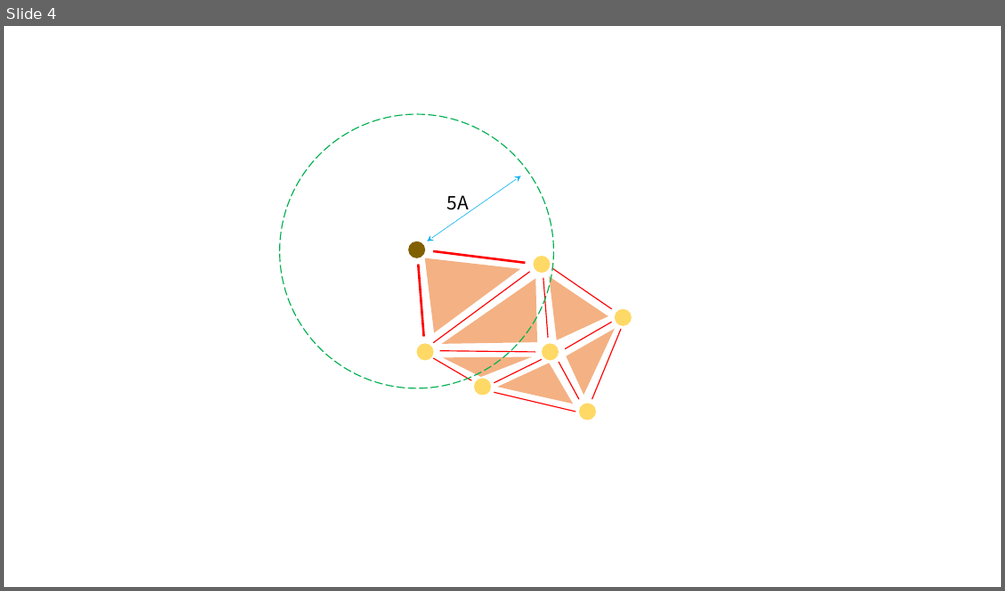
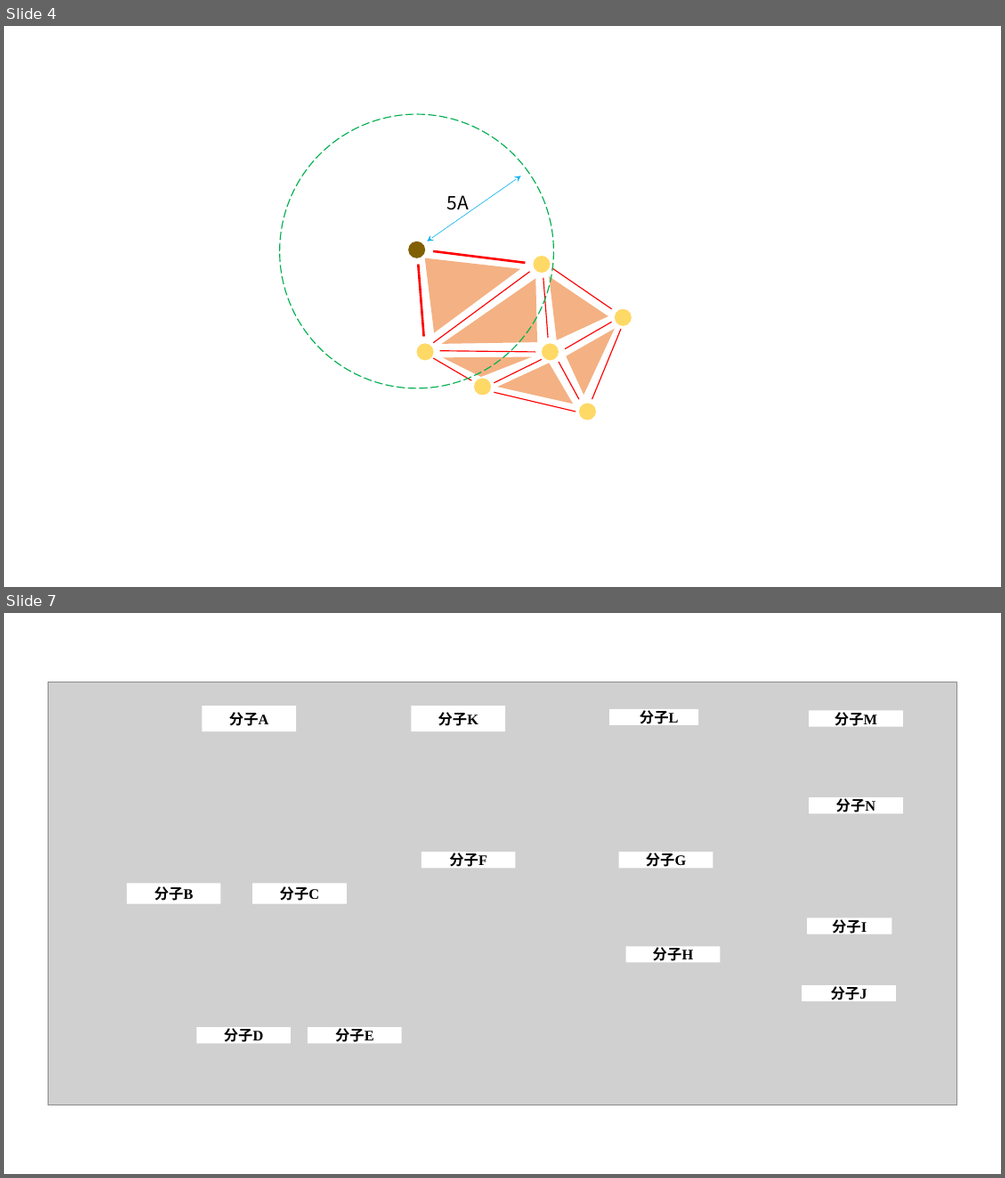
Before and after one commit to TheBestOrNothing-gwh/weekly, a slide deck: 作图.pptx. Shown one above the other, each under a label of ours: slide 4 before the commit, slides 4 and 7 after it; the slides between them are not shown. The pictures are 1005x591 and 1005x1178 pixels, drawn with LibreOffice and Linux fonts; fonts in the diff are those of the drawing; grey boxes stand for pictures. Boxes give left, top, right and bottom in pixels: in the first picture for what was removed or moved away, otherwise in the second. Text is boxed around its words. In the diff, an @@ line names an element or a change of style, - is before the commit and + after.

```diff
--- a/作图.pptx
+++ b/作图.pptx
@@ slide 7 added at [4, 613, 1001, 1174], background #FFFFFF @@
@@ picture added at [48, 682, 957, 1105] @@
@@ rectangle added at [202, 706, 297, 732], fill #FFFFFF, 14 pt, text #000000, bold @@
+分子A
@@ rectangle added at [412, 706, 506, 732], fill #FFFFFF, 14 pt, text #000000, bold @@
+分子K
@@ rectangle added at [610, 709, 699, 725], fill #FFFFFF, 14 pt, text #000000, bold @@
+分子L
@@ rectangle added at [809, 710, 903, 727], fill #FFFFFF, 14 pt, text #000000, bold @@
+分子M
@@ rectangle added at [809, 798, 903, 814], fill #FFFFFF, 14 pt, text #000000, bold @@
+分子N
@@ rectangle added at [421, 852, 516, 868], fill #FFFFFF, 14 pt, text #000000, bold @@
+分子F
@@ rectangle added at [619, 852, 713, 868], fill #FFFFFF, 14 pt, text #000000, bold @@
+分子G
@@ rectangle added at [127, 883, 221, 904], fill #FFFFFF, 14 pt, text #000000, bold @@
+分子B
@@ rectangle added at [252, 883, 347, 904], fill #FFFFFF, 14 pt, text #000000, bold @@
+分子C
@@ rectangle added at [807, 918, 892, 934], fill #FFFFFF, 14 pt, text #000000, bold @@
+分子I
@@ rectangle added at [626, 947, 720, 963], fill #FFFFFF, 14 pt, text #000000, bold @@
+分子H
@@ rectangle added at [802, 985, 896, 1002], fill #FFFFFF, 14 pt, text #000000, bold @@
+分子J
@@ rectangle added at [197, 1027, 291, 1044], fill #FFFFFF, 14 pt, text #000000, bold @@
+分子D
@@ rectangle added at [307, 1027, 402, 1044], fill #FFFFFF, 14 pt, text #000000, bold @@
+分子E
```
Also in this commit, not shown: 1 other slide added, 2 other files.
